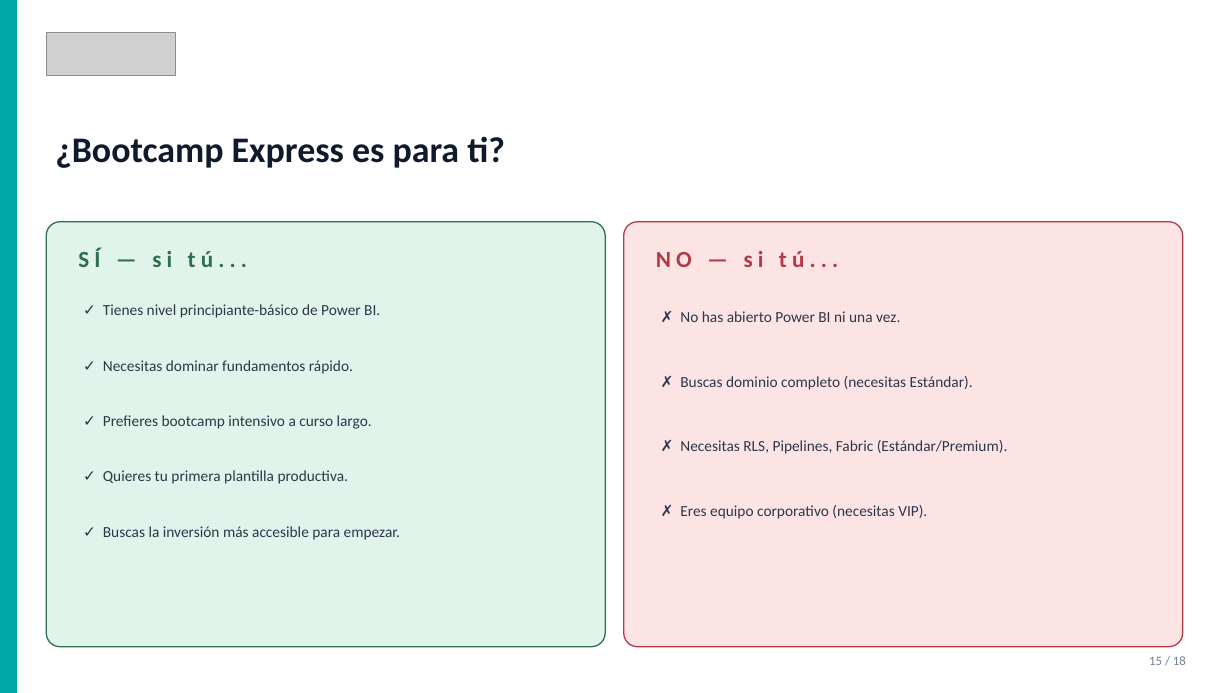
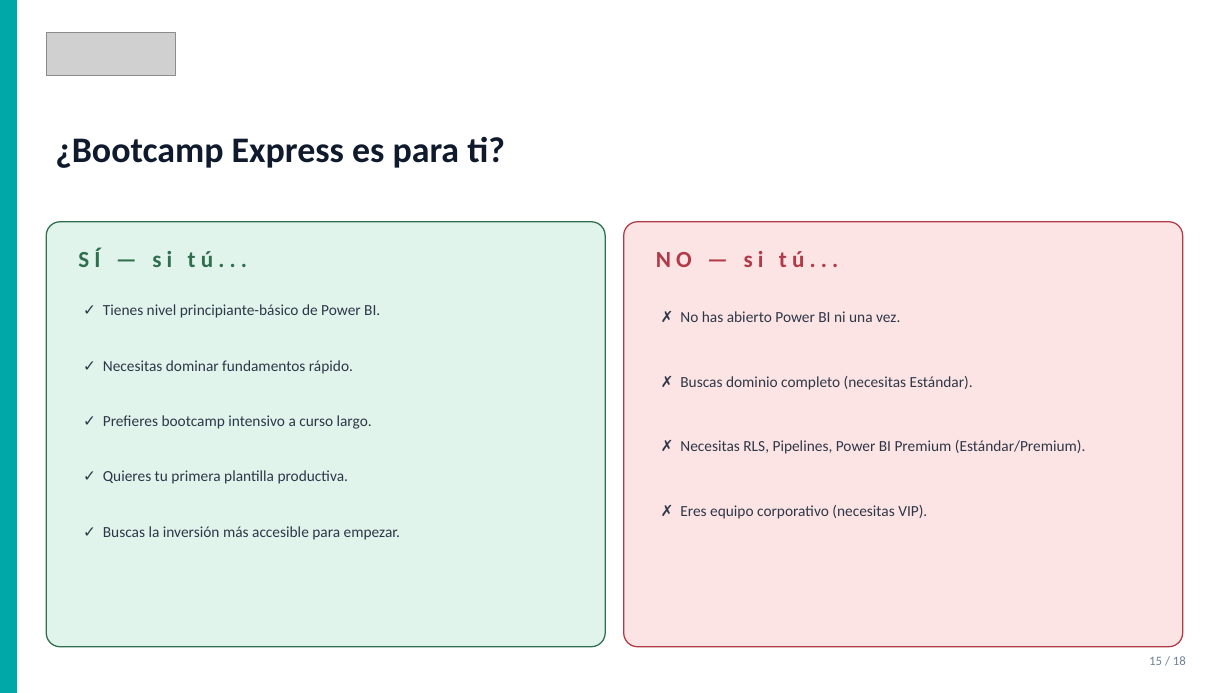
Before and after one commit to iKingRagnar/2BI, a slide deck: slide 15 of scorecard-General/PAGINA-2BI/academia/materiales/02_Express_Presentacion_Comercial.pptx. Drawn at 1232x693 pixels with LibreOffice and Linux fonts; fonts in the diff are those of the drawing; grey boxes stand for pictures. Boxes give left, top, right and bottom in pixels: in the first picture for what was removed or moved away, otherwise in the second. Text is boxed around its words. In the diff, an @@ line names an element or a change of style, - is before the commit and + after.

Commit message:
feat(academia): nueva seccion de cursos Power BI con 4 tiers + 12 materiales

```diff
--- a/scorecard-General/PAGINA-2BI/academia/materiales/02_Express_Presentacion_Comercial.pptx
+++ b/scorecard-General/PAGINA-2BI/academia/materiales/02_Express_Presentacion_Comercial.pptx
@@ text at (680, 440, 1086, 454): text changed @@
-✗ Necesitas RLS, Pipelines, Fabric (Estándar/Premium).
+✗ Necesitas RLS, Pipelines, Power BI Premium (Estándar/Premium).
```
Also in this commit, not shown: 1 other slide changed, 28 other files.
